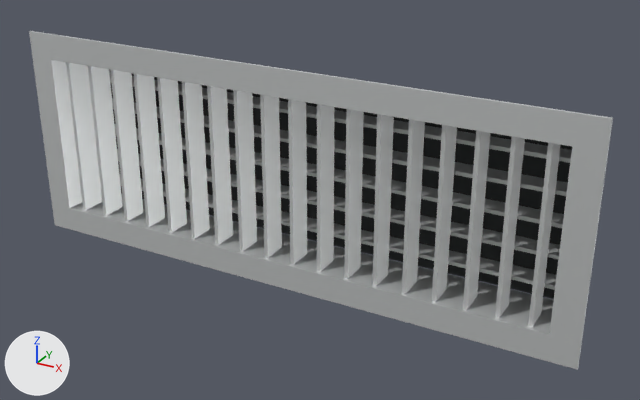
The glTF model STAIANO-3D/public/models/ecoclima/ebv/ecoclima-ebv-400x150.glb, before and after one commit.
One viewpoint serves both versions: a 50 mm camera at (0.276, -0.443, 0.217) aimed at (0.02, 0.024, -0.017). Arrows for +X, +Y and +Z are at lower left; the lights stay in place. The older version comes first.
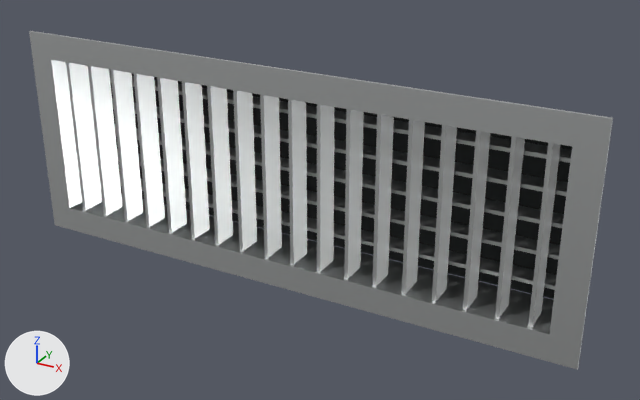
What changed in the scene script:
```text
Change mat_profile_metallo:
    mat_profile_metallo.metallic: 0.55 -> 0.95
    mat_profile_metallo.roughness: 0.42 -> 0.36
```

Location of each change, [x1, y1, x2, y2] in pixels of the pictures (640 x 400 px):
'Profile_cornice.004', surface changed: [29, 31, 613, 152] in both
'Profile_cornice.005', surface changed (darker): [52, 204, 582, 370] in both
'Profile_ritorno.005', surface changed: [72, 193, 554, 333] in both
'Profile_cornice.007', surface changed: [550, 147, 608, 343] in both
'Profile_cornice.006', surface changed: [33, 57, 71, 208] in both
'Profile_aletta_verticale.026', surface changed (lighter): [133, 73, 165, 227] in both
'Profile_aletta_verticale.024', surface changed (lighter): [88, 66, 123, 216] in both
'Profile_aletta_verticale.025', surface changed (lighter): [110, 70, 143, 221] in both
'Profile_aletta_verticale.023', surface changed (lighter): [66, 62, 102, 210] in both
'Profile_aletta_verticale.027', surface changed (lighter): [157, 77, 187, 233] in both
'Profile_aletta_verticale.028', surface changed: [182, 82, 210, 239] in both
'Profile_aletta_verticale.029', surface changed: [207, 86, 233, 245] in both
'Profile_aletta_verticale.030', surface changed: [233, 90, 257, 251] in both
'Profile_aletta_verticale.031', surface changed: [260, 95, 282, 258] in both
'Profile_aletta_verticale.032', surface changed: [288, 99, 307, 265] in both
'Profile_aletta_orizzontale.008', surface changed: [99, 174, 557, 290] in both
'Profile_aletta_verticale.038', surface changed: [463, 131, 490, 310] in both
'Profile_aletta_orizzontale.009', surface changed: [96, 146, 560, 260] in both
'Profile_aletta_orizzontale.010', surface changed: [94, 124, 564, 228] in both
'Profile_aletta_verticale.039', surface changed: [495, 137, 525, 318] in both
'Profile_aletta_orizzontale.011', surface changed: [91, 99, 568, 196] in both
'Profile_aletta_orizzontale.012', surface changed: [88, 72, 572, 163] in both
'Profile_aletta_verticale.040', surface changed: [528, 143, 561, 327] in both
'Profile_ritorno.006', surface changed (lighter): [54, 60, 101, 207] in both
